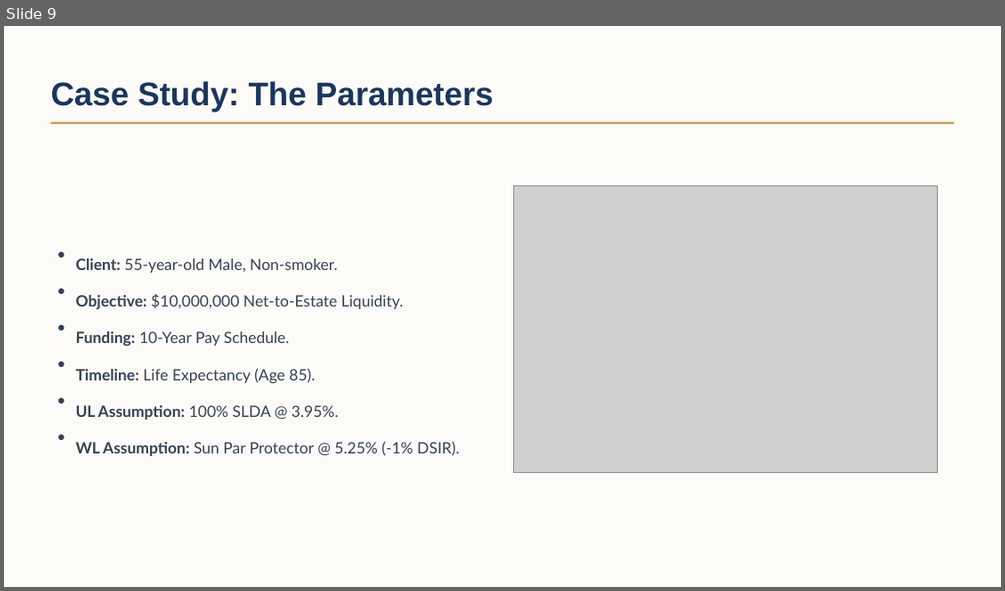
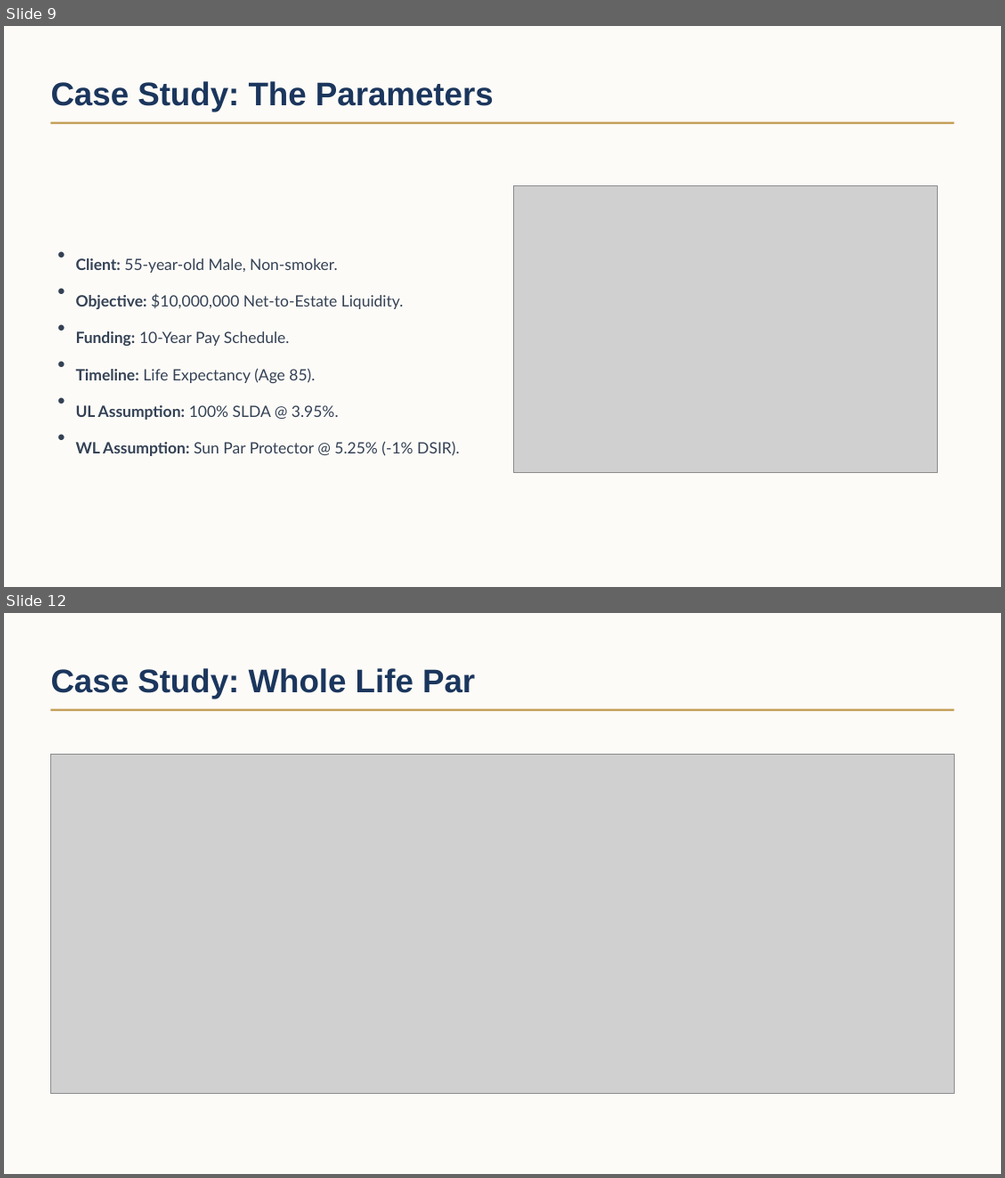
Before and after one commit to ARMFS/cdn, a slide deck: ppt/UL.pptx. Shown one above the other, each under a label of ours: slide 9 before the commit, slides 9 and 12 after it; the slides between them are not shown. The pictures are 1005x591 and 1005x1178 pixels, drawn with LibreOffice and Linux fonts; fonts in the diff are those of the drawing; grey boxes stand for pictures; background and template pictures are left out. Boxes give left, top, right and bottom in pixels: in the first picture for what was removed or moved away, otherwise in the second. Text is boxed around its words. In the diff, an @@ line names an element or a change of style, - is before the commit and + after.

```diff
--- a/ppt/UL.pptx
+++ b/ppt/UL.pptx
@@ slide 12 added at bbox=[4, 613, 1001, 1174], background #FDFBF7 @@
@@ text added at bbox=[51, 668, 475, 698], 31.5 pt, text #1B365D, bold @@
+Case Study: Whole Life Par
@@ rectangle added at bbox=[50, 709, 954, 711], fill #C5A059 @@
@@ picture added at bbox=[50, 754, 954, 1093] @@
```
Also in this commit, not shown: 2 other slides added.
